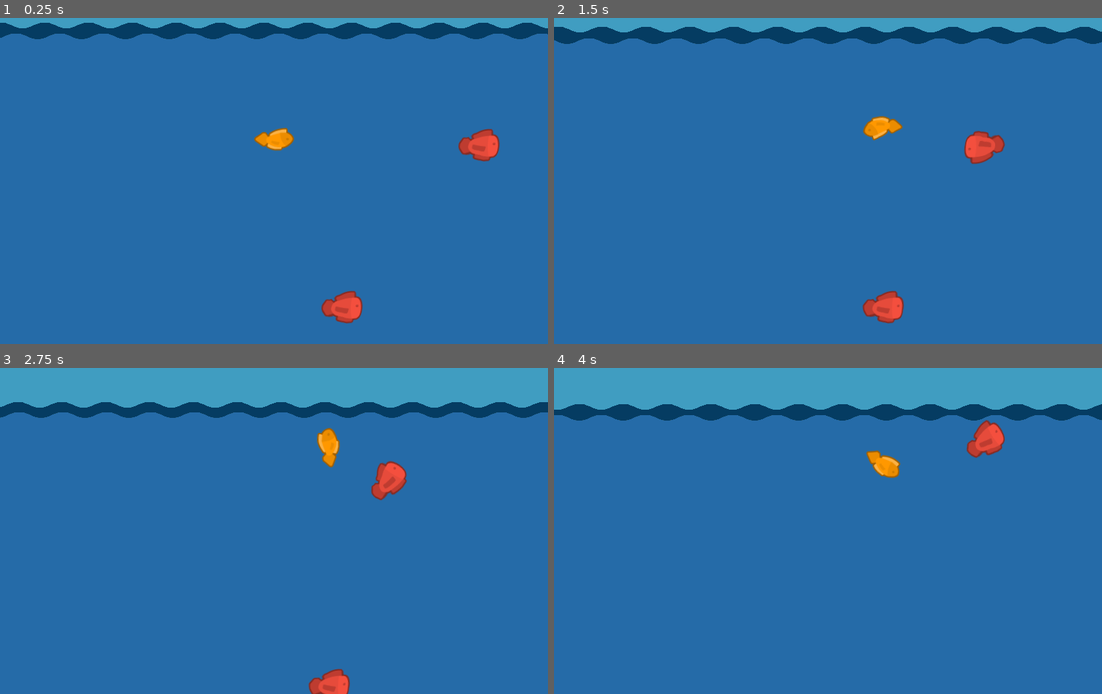
Above: before the commit, frames 1-4 (two rows, left to right).
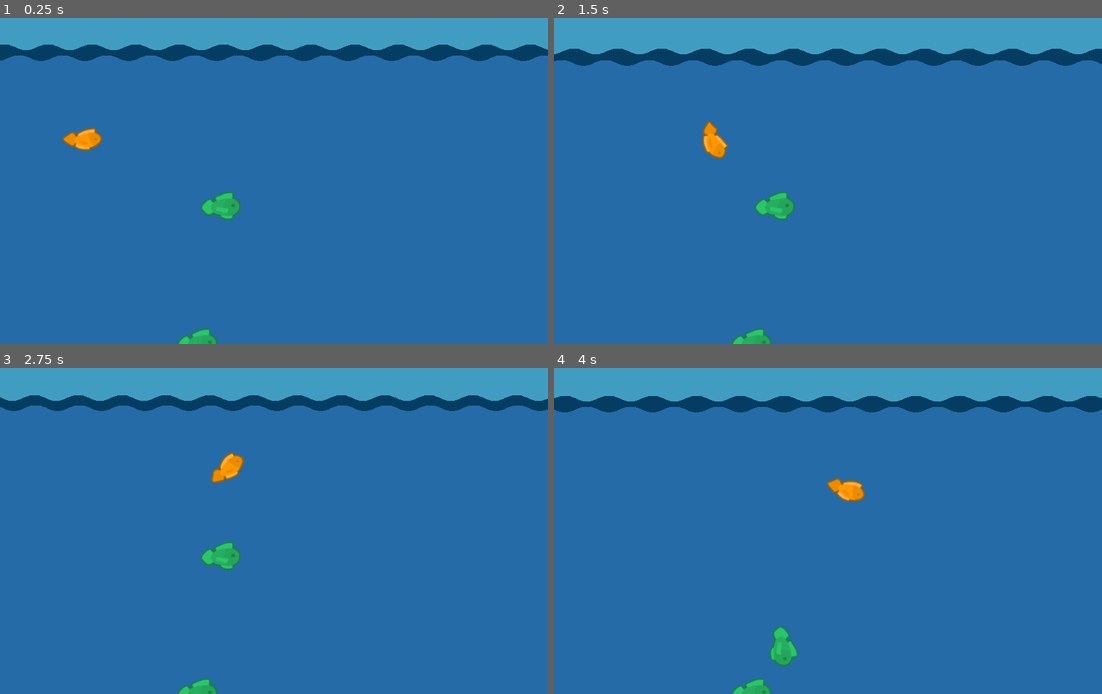
Above: after the commit, the same moments.

Repository: svntax/LD48-Deeper
Game: Godot game, scene res://Gameplay.tscn
Same seed, same stepped clock (60 frames per second), same inputs: the game is played once before the commit and once after it.
Inputs (mouse positions are in pixels of both pictures, inside the frame that each line leads up to):
- Up to frame 1 (0.25 s): no input
- Up to frame 2 (1.5 s): move the mouse to (948, 119) at 0.52 s; press the mouse at (948, 119) at 0.53 s; move the mouse to (718, 158) at 1.27 s; release the mouse at (718, 158) at 1.28 s; click (718, 158) at 1.35 s
- Up to frame 3 (2.75 s): move the mouse to (328, 397) at 2.02 s; press the mouse at (328, 397) at 2.03 s
- Up to frame 4 (4 s): move the mouse to (800, 570) at 2.77 s; release the mouse at (800, 570) at 2.78 s; click (800, 570) at 2.85 s; move the mouse to (992, 550) at 3.52 s; press the mouse at (992, 550) at 3.53 s

The runs differ from the first frame. In frame 1, 13% of the frame differs, in the area x 0-100%, y 1-100%; in frame 2, 13%, in the area x 0-100%, y 2-100%; in frame 3, 6.4%; in frame 4, 7.0%.

Commit message:
Added more fishes.

Diff:
--- a/Gameplay.tscn
+++ b/Gameplay.tscn
@@ -272,7 +272,7 @@
 tile_data = PoolIntArray( 131071, 3, 0, 65561, 4, 0, 196607, 1, 0, 131097, 1, 0, 262143, 1, 0, 196633, 2, 0, 327679, 1, …(8914 unchanged characters)…
 
 [node name="Player" parent="." instance=ExtResource( 3 )]
-position = Vector2( 853, 344 )
+position = Vector2( 120, 312 )
 
 [node name="TopBorder" type="StaticBody2D" parent="."]
 position = Vector2( 768, 184 )
@@ -301,7 +301,19 @@
 position = Vector2( 1152, 352 )
 
 [node name="Fish4" parent="Fishes" instance=ExtResource( 5 )]
-position = Vector2( 952, 589 )
+position = Vector2( 1000, 640 )
+
+[node name="Fish21" parent="Fishes" instance=ExtResource( 5 )]
+position = Vector2( 669, 672 )
+
+[node name="Fish22" parent="Fishes" instance=ExtResource( 5 )]
+position = Vector2( 904, 464 )
+
+[node name="Fish23" parent="Fishes" instance=ExtResource( 5 )]
+position = Vector2( 1240, 512 )
+
+[node name="Fish24" parent="Fishes" instance=ExtResource( 5 )]
+position = Vector2( 322, 408 )
 
 [node name="Fish5" parent="Fishes" instance=ExtResource( 5 )]
 position = Vector2( 632, 432 )
